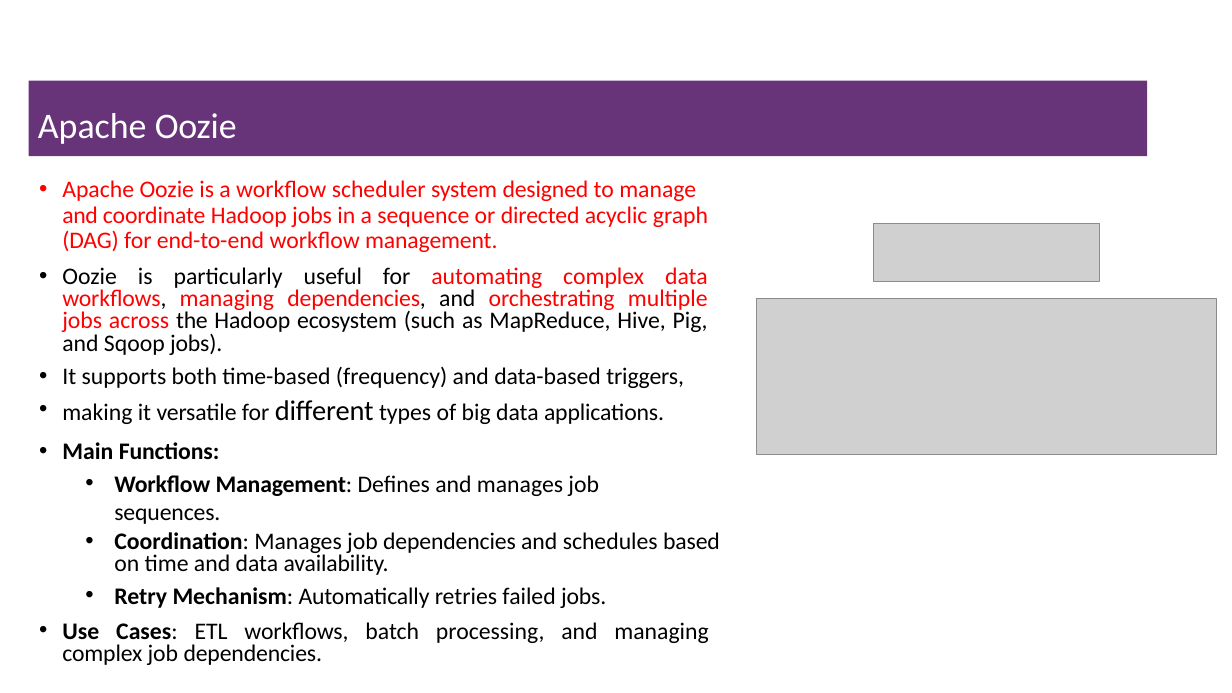
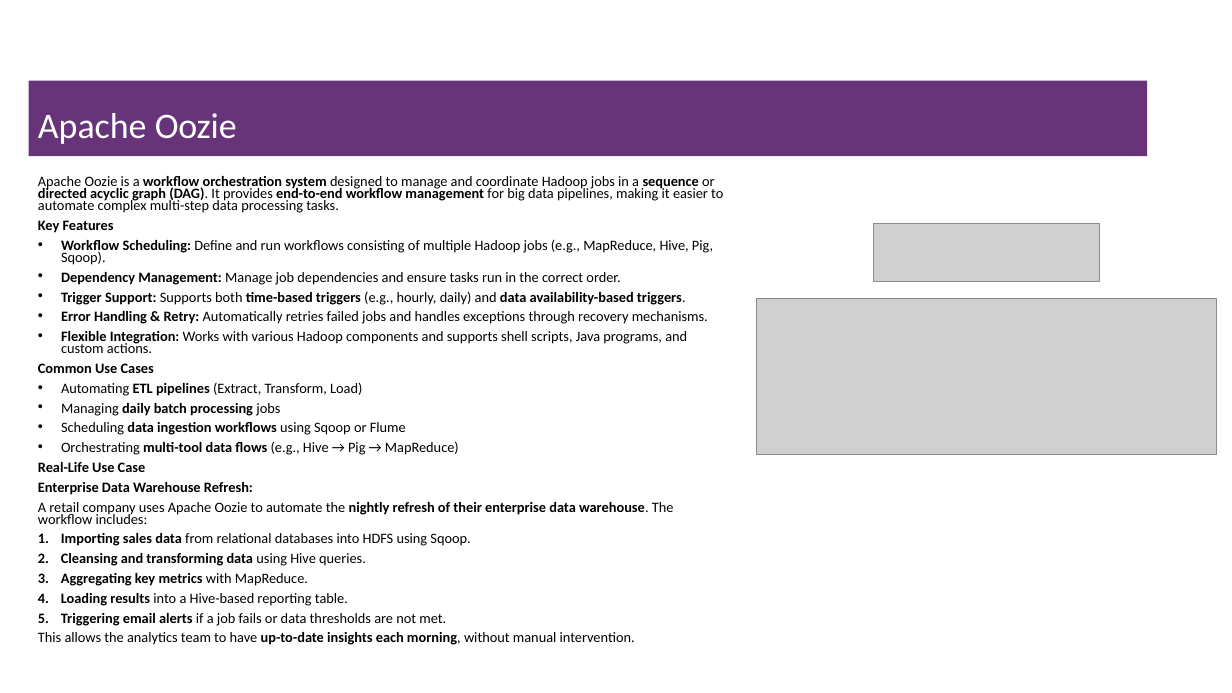
Before and after one commit to msfasha/307401-Big-Data, a slide deck: slide 34 of 20243/section_2_introduction_to_hadoop_eco_system/2-Introduction to Hadoop Eco System.pptx. Drawn at 1232x693 pixels with LibreOffice and Linux fonts; fonts in the diff are those of the drawing; grey boxes stand for pictures; background and template pictures are left out. Boxes give left, top, right and bottom in pixels: in the first picture for what was removed or moved away, otherwise in the second. Text is boxed around its words. In the diff, an @@ line names an element or a change of style, - is before the commit and + after.

Commit message:
edited hadoop eco system part

```diff
--- a/20243/section_2_introduction_to_hadoop_eco_system/2-Introduction to Hadoop Eco System.pptx
+++ b/20243/section_2_introduction_to_hadoop_eco_system/2-Introduction to Hadoop Eco System.pptx
@@ text at bbox=[38, 176, 723, 645]: text changed; size 18.5 to 11.2 pt @@
-• Apache Oozie is a workflow scheduler system designed to manage and coordinate Hadoop jobs in a sequence or directed acyclic graph (DAG) for end-to-end workflow management.
-• Oozie is particularly useful for automating complex data workflows, managing dependencies, and orchestrating multiple jobs across the Hadoop ecosystem (such as MapReduce, Hive, Pig, and Sqoop jobs).
-• It supports both time-based (frequency) and data-based triggers,
-• making it versatile for different types of big data applications.
-• Main Functions:
-  • Workflow Management: Defines and manages job sequences.
-  • Coordination: Manages job dependencies and schedules based on time and data availability.
-  • Retry Mechanism: Automatically retries failed jobs.
-• Use Cases: ETL workflows, batch processing, and managing complex job dependencies.
+Apache Oozie is a workflow orchestration system designed to manage and coordinate Hadoop jobs in a sequence or directed acyclic graph (DAG). It provides end-to-end workflow management for big data pipelines, making it easier to automate complex multi-step data processing tasks.
+Key Features
+• Workflow Scheduling: Define and run workflows consisting of multiple Hadoop jobs (e.g., MapReduce, Hive, Pig, Sqoop).
+• Dependency Management: Manage job dependencies and ensure tasks run in the correct order.
+• Trigger Support: Supports both time-based triggers (e.g., hourly, daily) and data availability-based triggers.
+• Error Handling & Retry: Automatically retries failed jobs and handles exceptions through recovery mechanisms.
+• Flexible Integration: Works with various Hadoop components and supports shell scripts, Java programs, and custom actions.
+Common Use Cases
+• Automating ETL pipelines (Extract, Transform, Load)
+• Managing daily batch processing jobs
+• Scheduling data ingestion workflows using Sqoop or Flume
+• Orchestrating multi-tool data flows (e.g., Hive → Pig → MapReduce)
+Real-Life Use Case
+Enterprise Data Warehouse Refresh:
+A retail company uses Apache Oozie to automate the nightly refresh of their enterprise data warehouse. The workflow includes:
+1. Importing sales data from relational databases into HDFS using Sqoop.
+2. Cleansing and transforming data using Hive queries.
+3. Aggregating key metrics with MapReduce.
+4. Loading results into a Hive-based reporting table.
+5. Triggering email alerts if a job fails or data thresholds are not met.
+This allows the analytics team to have up-to-date insights each morning, without manual intervention.
```
Also in this commit, not shown: 24 other slides changed.
